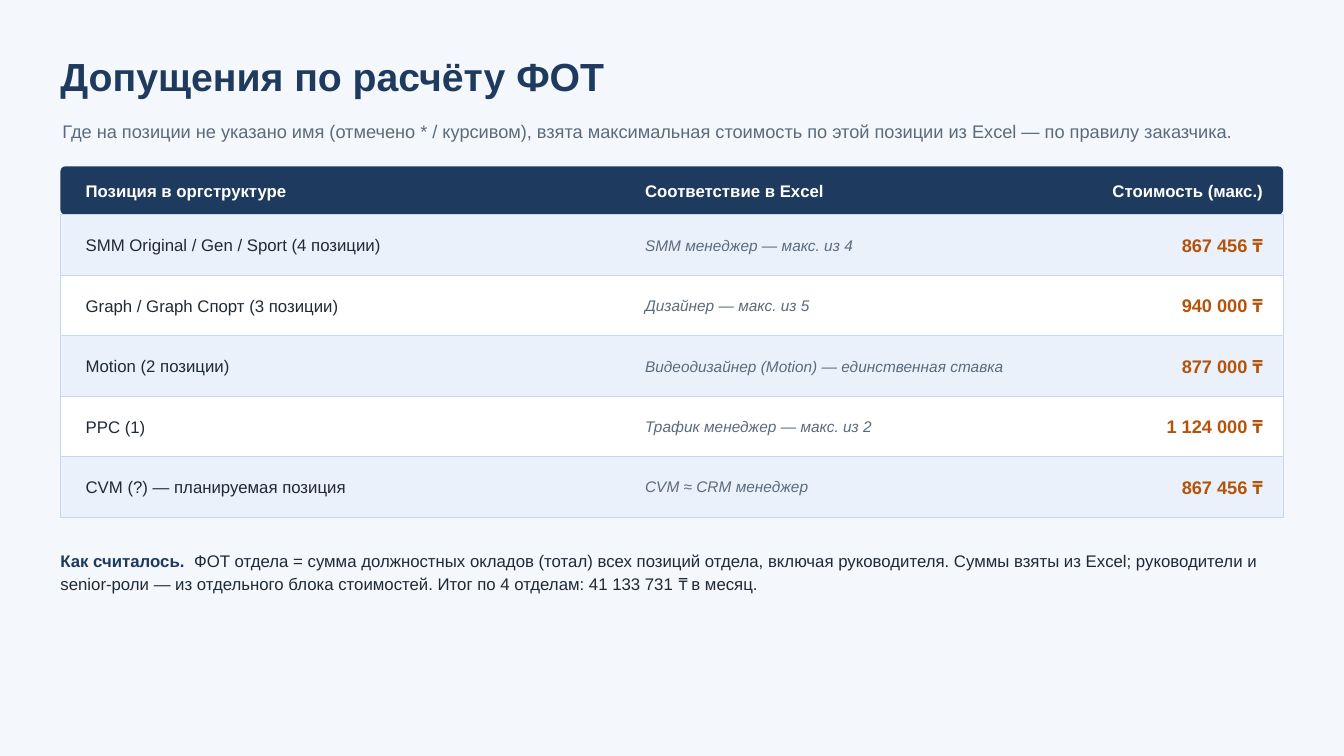
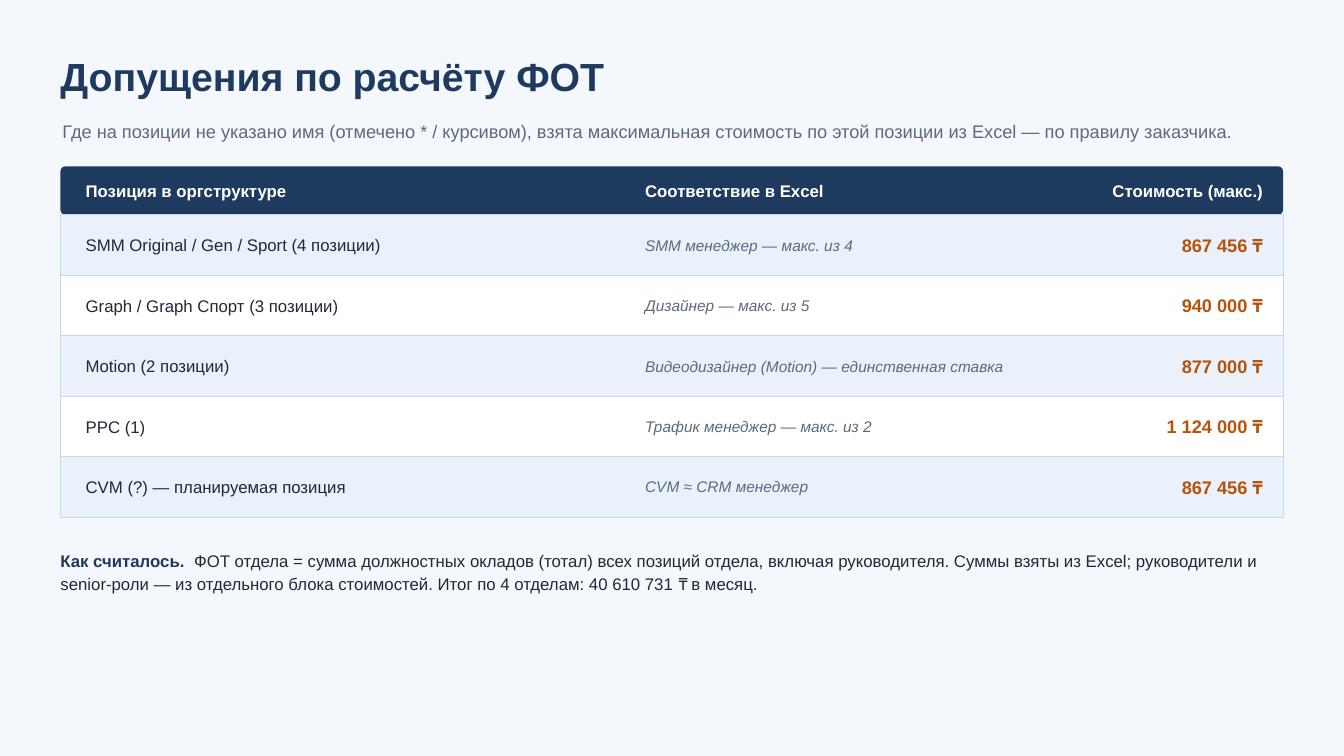
Before and after one commit to victoriakoppel/marketing, a slide deck: slide 6 of Структура маркетинга — отделы и ФОТ.pptx. Drawn at 1344x756 pixels with LibreOffice and Linux fonts; fonts in the diff are those of the drawing. Boxes give left, top, right and bottom in pixels: in the first picture for what was removed or moved away, otherwise in the second. Text is boxed around its words. In the diff, an @@ line names an element or a change of style, - is before the commit and + after.

```diff
--- a/Структура маркетинга — отделы и ФОТ.pptx
+++ b/Структура маркетинга — отделы и ФОТ.pptx
@@ text at [60, 554, 1256, 594]: text changed @@
-Как считалось. ФОТ отдела = сумма должностных окладов (тотал) всех позиций отдела, включая руководителя. Суммы взяты из Excel; руководители и senior-роли — из отдельного блока стоимостей. Итог по 4 отделам: 41 133 731 ₸ в месяц.
+Как считалось. ФОТ отдела = сумма должностных окладов (тотал) всех позиций отдела, включая руководителя. Суммы взяты из Excel; руководители и senior-роли — из отдельного блока стоимостей. Итог по 4 отделам: 40 610 731 ₸ в месяц.
```
Also in this commit, not shown: 2 other slides changed, 5 other files.
